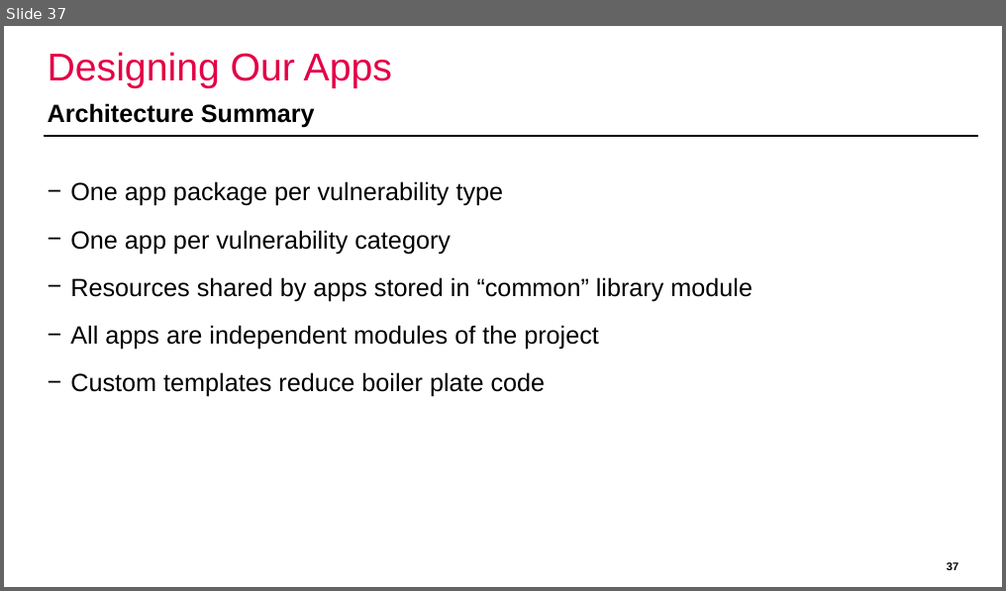
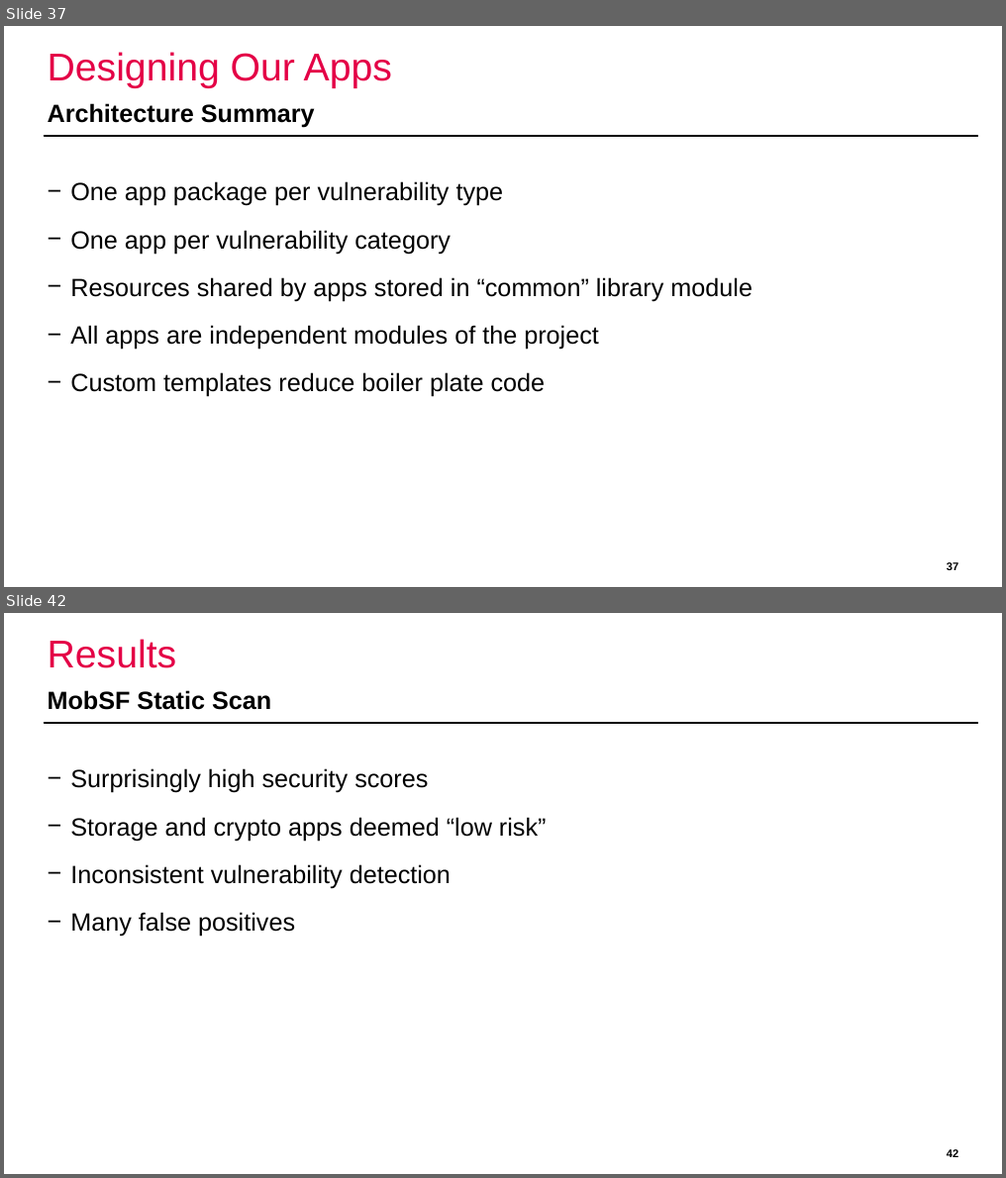
Before and after one commit to domi-cmd/Reference_Application_for_OWASP_MASTG, a slide deck: dev_documents/presentation/ba_thesis_presentation_kronig.pptx. Shown one above the other, each under a label of ours: slide 37 before the commit, slides 37 and 42 after it; the slides between them are not shown. The pictures are 1006x591 and 1006x1178 pixels, drawn with LibreOffice and Linux fonts; fonts in the diff are those of the drawing; background and template pictures are left out. Boxes give left, top, right and bottom in pixels: in the first picture for what was removed or moved away, otherwise in the second. Text is boxed around its words. In the diff, an @@ line names an element or a change of style, - is before the commit and + after.

Commit message:
Added results, outlook and conclusion section to my powerpoint. Now only the Introduction is missing. Test run shows that powerpoint is vastly too long.

```diff
--- a/dev_documents/presentation/ba_thesis_presentation_kronig.pptx
+++ b/dev_documents/presentation/ba_thesis_presentation_kronig.pptx
@@ slide 42 added at <box>4,613,1002,1174</box>, background #FFFFFF; not listed: 1 template element that a slide beside it also shows @@
@@ title added at <box>48,639,177,668</box>, 28 pt, text #E40046 @@
+Results
@@ text added at <box>48,690,271,710</box>, 18 pt, text #000000, bold @@
+MobSF Static Scan
@@ text added at <box>70,768,547,937</box>, 18 pt, text #000000 @@
+− Surprisingly high security scores
+− Storage and crypto apps deemed “low risk”
+− Inconsistent vulnerability detection
+− Many false positives
@@ page number added at <box>946,1150,958,1157</box>, 8 pt, text #000000, bold @@
+42
```
Also in this commit, not shown: 10 other slides added, 3 slides removed.
